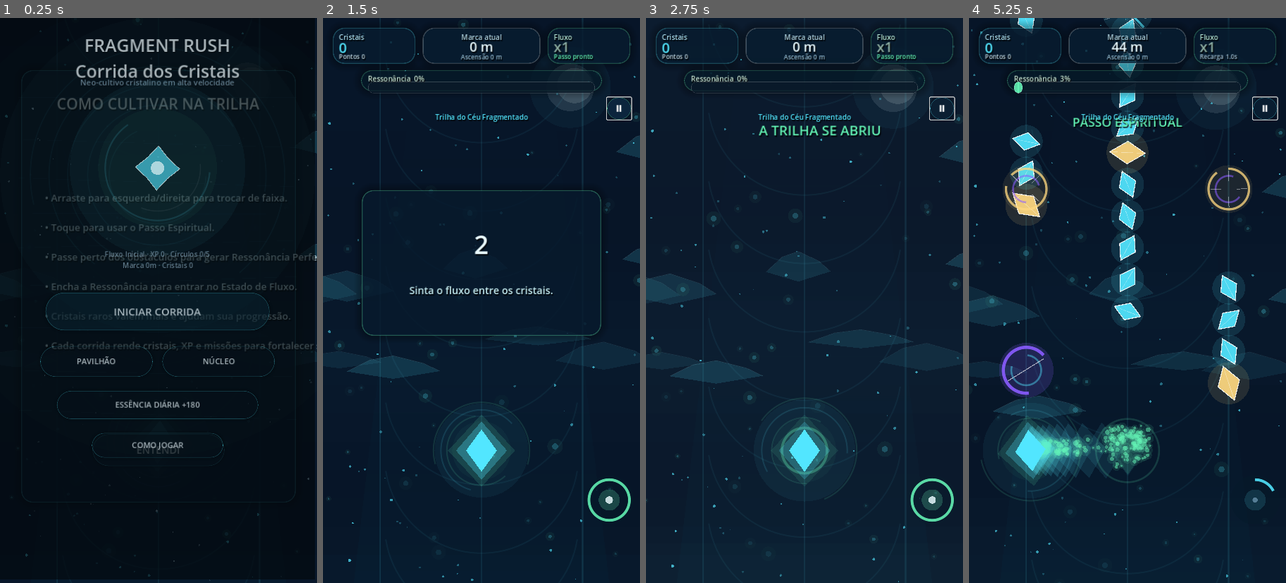
Above: before the commit, frames 1-4 (left to right).
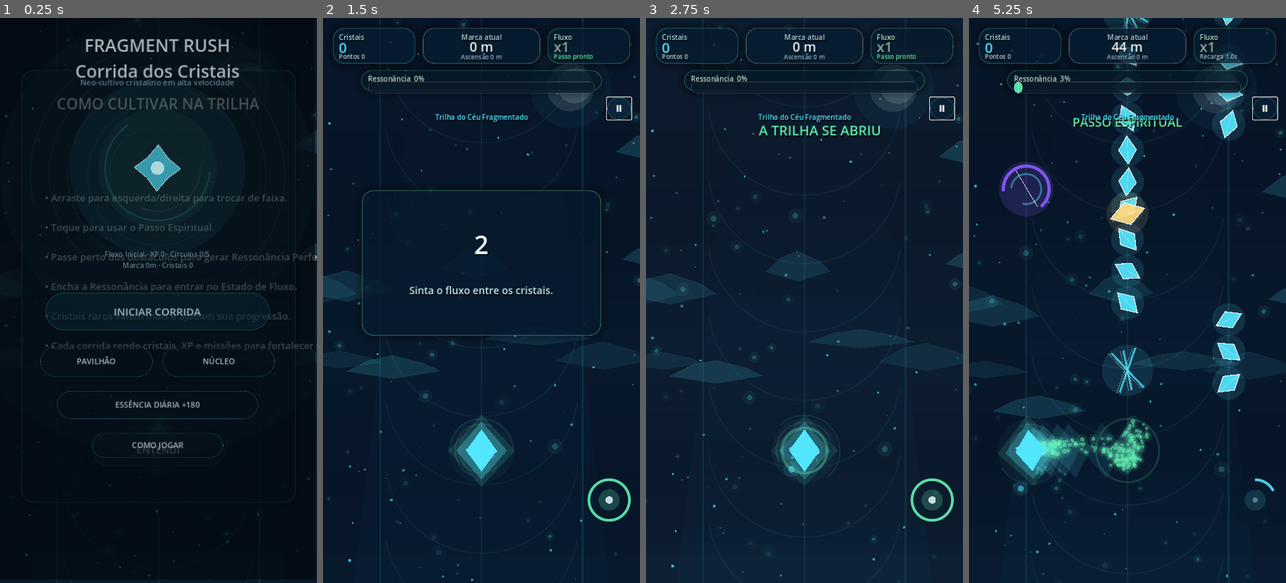
Above: after the commit, the same moments.

Repository: wesley956/corrida-de-cristais
Game: Godot game, scene res://scenes/Main.tscn
Same seed, same stepped clock (60 frames per second), same inputs: the game is played once before the commit and once after it.
Inputs (mouse positions are in pixels of both pictures, inside the frame that each line leads up to):
- Up to frame 1 (0.25 s): no input
- Up to frame 2 (1.5 s): click "INICIAR CORRIDA" at 0.5 s; click "Ⅱ" at 1.25 s
- Up to frame 3 (2.75 s): move the mouse to (874, 272) at 2.02 s; hold Right (move_right) from 2.03 s (still down); hold Up (dash) from 2.03 s (still down); click (874, 272) at 2.17 s; tap Space (ui_accept) at 2.27 s
- Up to frame 4 (5.25 s): release Right (move_right) at 2.75 s; release Up (dash) at 2.75 s; drag from (1064, 328) to (1111, 413) at 2.77 s; move the mouse to (1159, 176) at 3.52 s; hold Right (move_right) 3.53-4.25 s; hold Up (dash) 3.53-4.25 s; drag from (1111, 413) to (1032, 215) at 4.27 s; move the mouse to (1222, 385) at 5.02 s; hold Left (move_left) from 5.03 s (still down); hold Up (dash) from 5.03 s (still down)

The runs differ from the first frame. In frame 1, less than 0.1% of the frame differs, in the area x 42-58%, y 22-31%; in frame 2, 0.3%; in frame 3, 0.3%; in frame 4, 11%, in the area x 0-95%, y 0-86%.

Commit message:
Add files via upload

Diff:
--- a/fragment-rush/scripts/Main.gd
+++ b/fragment-rush/scripts/Main.gd
@@ -1,7 +1,7 @@
 extends Node2D
 
 # Fragment Rush: Corrida dos Cristais
-# v1.2.1 - Connected Neo UI Scenes
+# v1.3 - Formas e Rastros Premium
 # Runner mobile com atmosfera wuxia/cultivation: fluxo, ressonancia e ascensao.
 
 const SAVE_PATH: String = "user://fragment_rush_save.json"
@@ -134,6 +134,9 @@
 var current_biome_index: int = 0
 var rare_crystals_run: int = 0
 var circles_unlocked_run: int = 0
+var form_unlock_timer: float = 0.0
+var form_unlock_name: String = ""
+var form_unlock_skin: String = ""
 var crystal_rain_timer: float = 11.0
 var crystal_rain_active: float = 0.0
 var last_xp_gain: int = 0
@@ -1236,15 +1239,15 @@
 func skin_effect_text(skin_id: String) -> String:
 	match skin_id:
 		"semente_jade":
-			return "Afinidade: Chamado do Jade"
+			return "%s · Chamado do Jade" % skin_trail_name(skin_id)
 		"orbe_celestial":
-			return "Afinidade: XP espiritual"
+			return "%s · XP espiritual" % skin_trail_name(skin_id)
 		"coracao_nebular":
-			return "Afinidade: Ressonância"
+			return "%s · Ressonância" % skin_trail_name(skin_id)
 		"essencia_dourada":
-			return "Afinidade: Cristais raros"
+			return "%s · Cristais raros" % skin_trail_name(skin_id)
 		_:
-			return "Forma equilibrada"
+			return "%s · Equilíbrio" % skin_trail_name(skin_id)
 
 func rarity_color_text(rarity: String) -> Color:
 	match rarity:
@@ -1357,8 +1360,7 @@
 		player_core.color = skin_color(selected_skin)
 		save_game()
 		update_shop_ui()
-		show_status("NOVA FORMA DESPERTA", C_GOLD)
-		spawn_shockwave(player.position, C_GOLD, 45.0, 230.0, 0.64)
+		trigger_form_unlock(skin_id)
 	else:
 		show_status("CRISTAIS INSUFICIENTES", Color(1.0, 0.72, 0.72, 1.0))
 		flash_alpha = maxf(flash_alpha, 0.07)
@@ -1439,6 +1441,41 @@
 		return "Todas as formas principais foram despertas."
 	var missing: int = max(0, cheapest_price - total_crystals)
 	return "Próxima forma: %s  •  faltam %d cristais" % [cheapest_name, missing]
+
+func spawn_skin_trail(real_delta: float) -> void:
+	var base_c: Color = skin_color(selected_skin)
+	var secondary: Color = skin_secondary_color(selected_skin)
+	var variant: int = skin_shape_variant(selected_skin)
+	var chance: float = 0.26 + float(variant) * 0.055
+	if flow_timer > 0.0:
+		chance += 0.20
+	if rng.randf() > chance:
+		return
+
+	var behind: Vector2 = player.position + Vector2(rng.randf_range(-34.0, 34.0), rng.randf_range(42.0, 88.0))
+	match variant:
+		1:
+			# Jade: fios suaves e partículas orgânicas
+			spawn_particle(behind, Color(base_c.r, base_c.g, base_c.b, 0.46), 3, 0.46)
+			if rng.randf() < 0.45:
+				spawn_particle(behind + Vector2(rng.randf_range(-18.0, 18.0), rng.randf_range(-12.0, 12.0)), Color(secondary.r, secondary.g, secondary.b, 0.34), 2, 0.52)
+		2:
+			# Celestial: brilho branco/azul limpo
+			spawn_particle(behind, Color(secondary.r, secondary.g, secondary.b, 0.52), 3, 0.38)
+			if rng.randf() < 0.30:
+				spawn_afterimage(player.position + Vector2(0.0, 22.0), secondary, 0.20)
+		3:
+			# Nebular: névoa roxa profunda
+			spawn_particle(behind, Color(base_c.r, base_c.g, base_c.b, 0.34), 5, 0.62)
+			if rng.randf() < 0.26:
+				spawn_particle(behind + Vector2(rng.randf_range(-36.0, 36.0), rng.randf_range(-10.0, 18.0)), Color(0.20, 0.12, 0.34, 0.30), 6, 0.72)
+		4:
+			# Dourada: faíscas e selos de ascensão
+			spawn_particle(behind, Color(base_c.r, base_c.g, base_c.b, 0.58), 4, 0.42)
+			if rng.randf() < 0.38:
+				spawn_shockwave(behind, base_c, 8.0, 46.0, 0.24)
+		_:
+			spawn_particle(behind, Color(base_c.r, base_c.g, base_c.b, 0.34), 2, 0.34)
 
 func update_game(delta: float, real_delta: float) -> void:
 	run_time += real_delta
@@ -1486,6 +1523,7 @@
 			spawn_afterimage(player.position, player_core.color, 0.30)
 	if flow_timer > 0.0 and rng.randf() < 0.50:
 		spawn_particle(player.position + Vector2(rng.randf_range(-68.0, 68.0), rng.randf_range(-24.0, 62.0)), Color(C_GOLD.r, C_GOLD.g, C_GOLD.b, 0.46), 3, 0.36)
+	spawn_skin_trail(real_delta)
 	if speed > 560.0 and rng.randf() < 0.08:
 		spawn_particle(player.position + Vector2(rng.randf_range(-42.0, 42.0), rng.randf_range(26.0, 72.0)), Color(C_CELESTIAL.r, C_CELESTIAL.g, C_CELESTIAL.b, 0.34), 2, 0.28)
 
@@ -1891,6 +1929,70 @@
 	if afterimages.size() > 16:
 		afterimages.remove_at(0)
 
+func skin_secondary_color(skin_id: String) -> Color:
+	match skin_id:
+		"semente_jade":
+			return Color(0.74, 1.0, 0.83, 1.0)
+		"orbe_celestial":
+			return Color(0.92, 0.98, 1.0, 1.0)
+		"coracao_nebular":
+			return Color(0.22, 0.12, 0.42, 1.0)
+		"essencia_dourada":
+			return Color(1.0, 0.94, 0.70, 1.0)
+		_:
+			return Color(0.65, 0.96, 1.0, 1.0)
+
+func skin_trail_name(skin_id: String) -> String:
+	match skin_id:
+		"semente_jade":
+			return "Rastro de Jade"
+		"orbe_celestial":
+			return "Rastro Celestial"
+		"coracao_nebular":
+			return "Rastro Nebular"
+		"essencia_dourada":
+			return "Rastro Dourado"
+		_:
+			return "Rastro Cristalino"
+
+func skin_shape_variant(skin_id: String) -> int:
+	match skin_id:
+		"semente_jade":
+			return 1
+		"orbe_celestial":
+			return 2
+		"coracao_nebular":
+			return 3
+		"essencia_dourada":
+			return 4
+		_:
+			return 0
+
+func skin_rarity_power(skin_id: String) -> float:
+	match skin_rarity(skin_id):
+		"Raro":
+			return 1.15
+		"Épico":
+			return 1.35
+		"Lendário":
+			return 1.62
+		"Celestial":
+			return 1.85
+		_:
+			return 1.0
+
+func trigger_form_unlock(skin_id: String) -> void:
+	form_unlock_skin = skin_id
+	form_unlock_name = str(SKINS.get(skin_id, {}).get("name", "Nova Forma"))
+	form_unlock_timer = 2.8
+	flash_alpha = maxf(flash_alpha, 0.20)
+	camera_shake = maxf(camera_shake, 11.0)
+	spawn_shockwave(player.position, skin_color(skin_id), 52.0, 330.0, 0.82)
+	show_status("NOVA FORMA DESPERTA", skin_color(skin_id))
+	for _i in range(34):
+		var particle_pos: Vector2 = player.position + Vector2(rng.randf_range(-96.0, 96.0), rng.randf_range(-96.0, 96.0))
+		spawn_particle(particle_pos, Color(skin_color(skin_id).r, skin_color(skin_id).g, skin_color(skin_id).b, 0.86), 8, 0.72)
+
 func skin_color(skin: String) -> Color:
 	match skin:
 		"semente_jade":
@@ -1963,6 +2065,7 @@
 	draw_player_aura()
 	draw_resonance_circles()
 	draw_dash_meter()
+	draw_form_unlock_overlay()
 	draw_flash_overlay()
 
 func draw_biome_overlay() -> void:
@@ -2080,25 +2183,68 @@
 
 func draw_orb_preview(center: Vector2, radius: float, skin_id: String, power: float) -> void:
 	var c: Color = skin_color(skin_id)
-	draw_circle(center, radius * 2.35, Color(c.r, c.g, c.b, 0.060 + power * 0.025))
-	draw_circle(center, radius * 1.55, Color(c.r, c.g, c.b, 0.105 + power * 0.035))
-	for i in range(4):
-		var r: float = radius * (1.42 + float(i) * 0.22) + sin(pulse_time * 1.3 + float(i)) * 5.0
-		var start_angle: float = pulse_time * (0.24 + float(i) * 0.05) + float(i) * 0.75
-		var alpha: float = 0.14 - float(i) * 0.015 + power * 0.04
-		draw_arc(center, r, start_angle, start_angle + PI * (1.25 + float(i % 2) * 0.18), 96, Color(c.r, c.g, c.b, alpha), 2.8, true)
-		draw_arc(center, r * 0.86, -start_angle, -start_angle + PI * 0.70, 64, Color(C_PEARL.r, C_PEARL.g, C_PEARL.b, alpha * 0.45), 1.4, true)
+	var s: Color = skin_secondary_color(skin_id)
+	var variant: int = skin_shape_variant(skin_id)
+	var rarity_power: float = skin_rarity_power(skin_id)
+	draw_circle(center, radius * 2.70 * rarity_power, Color(c.r, c.g, c.b, 0.045 + power * 0.022))
+	draw_circle(center, radius * 1.70, Color(s.r, s.g, s.b, 0.060 + power * 0.030))
+
+	for i in range(5):
+		var r: float = radius * (1.34 + float(i) * 0.19) + sin(pulse_time * (1.0 + float(i) * 0.1) + float(i)) * (4.0 + float(variant))
+		var start_angle: float = pulse_time * (0.22 + float(i) * 0.052 + float(variant) * 0.012) + float(i) * 0.75
+		var ring_color: Color = c if i % 2 == 0 else s
+		var alpha: float = 0.12 - float(i) * 0.010 + power * 0.040
+		if variant == 4:
+			alpha += 0.035
+		draw_arc(center, r, start_angle, start_angle + PI * (1.14 + float(i % 2) * 0.22), 96, Color(ring_color.r, ring_color.g, ring_color.b, alpha), 2.2 + float(variant) * 0.12, true)
+		draw_arc(center, r * 0.82, -start_angle, -start_angle + PI * 0.62, 64, Color(C_PEARL.r, C_PEARL.g, C_PEARL.b, alpha * 0.45), 1.2, true)
+
 	var points: PackedVector2Array = PackedVector2Array()
-	for i in range(8):
-		var a: float = TAU * float(i) / 8.0 + pulse_time * 0.16
-		var rr: float = radius * (0.62 if i % 2 == 0 else 0.42)
+	var sides: int = 8
+	if variant == 1:
+		sides = 10
+	elif variant == 2:
+		sides = 12
+	elif variant == 3:
+		sides = 9
+	elif variant == 4:
+		sides = 14
+
+	for i in range(sides):
+		var a: float = TAU * float(i) / float(sides) + pulse_time * (0.10 + float(variant) * 0.015)
+		var alt: bool = i % 2 == 0
+		var rr: float = radius * (0.66 if alt else 0.44)
+		if variant == 1:
+			rr = radius * (0.70 if alt else 0.50)
+		elif variant == 2:
+			rr = radius * (0.74 if alt else 0.36)
+		elif variant == 3:
+			rr = radius * (0.70 if alt else 0.42) + sin(float(i) + pulse_time * 1.6) * 2.0
+		elif variant == 4:
+			rr = radius * (0.82 if alt else 0.52)
 		points.append(center + Vector2(cos(a), sin(a)) * rr)
-	draw_colored_polygon(points, Color(c.r, c.g, c.b, 0.80))
+
+	draw_colored_polygon(points, Color(c.r, c.g, c.b, 0.78))
 	var outline: PackedVector2Array = PackedVector2Array()
 	for outline_point in points:
 		outline.append(outline_point)
 	outline.append(points[0])
-	draw_polyline(outline, Color(C_PEARL.r, C_PEARL.g, C_PEARL.b, 0.68), 2.0)
+	draw_polyline(outline, Color(C_PEARL.r, C_PEARL.g, C_PEARL.b, 0.62), 2.0)
+
+	if variant == 1:
+		for i in range(4):
+			var a: float = pulse_time * 0.35 + float(i) * PI * 0.5
+			draw_line(center, center + Vector2(cos(a), sin(a)) * radius * 0.86, Color(s.r, s.g, s.b, 0.20), 2.0)
+	elif variant == 2:
+		draw_circle(center, radius * 0.46, Color(C_PEARL.r, C_PEARL.g, C_PEARL.b, 0.18))
+	elif variant == 3:
+		draw_circle(center + Vector2(sin(pulse_time * 1.3) * 4.0, cos(pulse_time * 1.1) * 4.0), radius * 0.42, Color(0.12, 0.06, 0.22, 0.34))
+	elif variant == 4:
+		for i in range(6):
+			var a: float = pulse_time * 0.45 + float(i) * TAU / 6.0
+			var p: Vector2 = center + Vector2(cos(a), sin(a)) * radius * 0.98
+			draw_circle(p, 3.2, Color(C_GOLD.r, C_GOLD.g, C_GOLD.b, 0.62))
+
 	draw_circle(center, radius * 0.18 + sin(pulse_time * 4.0) * 2.0, Color(C_PEARL.r, C_PEARL.g, C_PEARL.b, 0.82))
 
 func draw_mini_form_node(center: Vector2, skin_id: String, selected: bool, locked: bool) -> void:
@@ -2241,6 +2387,22 @@
 	else:
 		draw_circle(center, 6.0, Color(0.70, 0.88, 1.0, 0.42))
 
+func draw_form_unlock_overlay() -> void:
+	if form_unlock_timer <= 0.0:
+		return
+	var t: float = clampf(form_unlock_timer / 2.8, 0.0, 1.0)
+	var alpha: float = minf(1.0, t * 1.8)
+	var c: Color = skin_color(form_unlock_skin)
+	var center: Vector2 = Vector2(VIEW_W * 0.5, VIEW_H * 0.36)
+	draw_rect(Rect2(Vector2.ZERO, Vector2(VIEW_W, VIEW_H)), Color(0.0, 0.0, 0.0, 0.18 * alpha))
+	draw_circle(center, 260.0 * (1.0 + (1.0 - t) * 0.22), Color(c.r, c.g, c.b, 0.055 * alpha))
+	draw_orb_preview(center, 62.0 + sin(pulse_time * 4.0) * 2.0, form_unlock_skin, 0.85)
+	draw_arc(center, 158.0, pulse_time * 0.8, pulse_time * 0.8 + PI * 1.4, 120, Color(c.r, c.g, c.b, 0.26 * alpha), 3.0, true)
+	draw_arc(center, 196.0, -pulse_time * 0.6, -pulse_time * 0.6 + PI * 1.1, 120, Color(C_PEARL.r, C_PEARL.g, C_PEARL.b, 0.13 * alpha), 2.0, true)
+	draw_string(ThemeDB.fallback_font, Vector2(112.0, center.y + 230.0), "NOVA FORMA DESPERTA", HORIZONTAL_ALIGNMENT_CENTER, 496.0, 32, Color(C_PEARL.r, C_PEARL.g, C_PEARL.b, alpha))
+	draw_string(ThemeDB.fallback_font, Vector2(112.0, center.y + 278.0), form_unlock_name, HORIZONTAL_ALIGNMENT_CENTER, 496.0, 28, Color(c.r, c.g, c.b, alpha))
+	draw_string(ThemeDB.fallback_font, Vector2(112.0, center.y + 322.0), skin_trail_name(form_unlock_skin), HORIZONTAL_ALIGNMENT_CENTER, 496.0, 20, Color(0.82, 0.96, 1.0, 0.82 * alpha))
+
 func draw_flash_overlay() -> void:
 	if flash_alpha <= 0.001:
 		return
@@ -2350,20 +2512,63 @@
 		draw_circle(part_pos, part_size * alpha, c)
 
 func draw_player_aura() -> void:
-	if player == null:
-		return
+	var p: Vector2 = player.position
+	var c: Color = skin_color(selected_skin)
+	var s: Color = skin_secondary_color(selected_skin)
+	var variant: int = skin_shape_variant(selected_skin)
+	var rarity_power: float = skin_rarity_power(selected_skin)
 	var aura_power: float = clampf(resonance_value / 100.0, 0.0, 1.0)
 	if flow_timer > 0.0:
 		aura_power = 1.0
-	var breathe: float = 1.0 + sin(pulse_time * 3.2) * 0.05
-	var p: Vector2 = player.position
-	draw_circle(p, 112.0 * breathe + aura_power * 32.0, Color(C_CELESTIAL.r, C_CELESTIAL.g, C_CELESTIAL.b, 0.055 + aura_power * 0.08))
-	draw_circle(p, 70.0 * breathe + aura_power * 20.0, Color(C_JADE.r, C_JADE.g, C_JADE.b, 0.035 + aura_power * 0.06))
-	for i in range(3):
-		var r: float = 78.0 + float(i) * 18.0 + sin(pulse_time * 2.0 + float(i)) * 5.0
-		var start_angle: float = pulse_time * (0.55 + float(i) * 0.08) + float(i) * 0.9
-		var arc_color: Color = C_JADE if i % 2 == 0 else C_CELESTIAL
-		draw_arc(p, r, start_angle, start_angle + PI * 1.18, 64, Color(arc_color.r, arc_color.g, arc_color.b, 0.12 + aura_power * 0.10), 2.0, true)
+
+	draw_circle(p, 74.0 * rarity_power, Color(c.r, c.g, c.b, 0.038 + aura_power * 0.055))
+	draw_circle(p, 48.0 * rarity_power, Color(s.r, s.g, s.b, 0.030 + aura_power * 0.035))
+	for i in range(3 + min(variant, 2)):
+		var r: float = 50.0 + float(i) * 13.0 + sin(pulse_time * 2.0 + float(i)) * 4.0
+		var a: float = pulse_time * (0.55 + float(i) * 0.08) + float(i)
+		var ring_c: Color = c if i % 2 == 0 else s
+		draw_arc(p, r, a, a + PI * (1.0 + float(variant) * 0.08), 72, Color(ring_c.r, ring_c.g, ring_c.b, 0.10 + aura_power * 0.10), 2.0, true)
+
+	var sides: int = 4
+	if variant == 1:
+		sides = 6
+	elif variant == 2:
+		sides = 8
+	elif variant == 3:
+		sides = 5
+	elif variant == 4:
+		sides = 10
+
+	var pts: PackedVector2Array = PackedVector2Array()
+	for i in range(sides):
+		var a: float = TAU * float(i) / float(sides) + player.rotation + pulse_time * (0.05 + float(variant) * 0.015)
+		var rr: float = 29.0 if i % 2 == 0 else 21.0
+		if variant == 0:
+			rr = 34.0 if i % 2 == 0 else 24.0
+		elif variant == 1:
+			rr = 33.0 if i % 2 == 0 else 23.0
+		elif variant == 2:
+			rr = 36.0 if i % 2 == 0 else 18.0
+		elif variant == 3:
+			rr = 38.0 if i % 2 == 0 else 22.0
+		elif variant == 4:
+			rr = 39.0 if i % 2 == 0 else 25.0
+		pts.append(p + Vector2(cos(a), sin(a)) * rr * player.scale.x)
+	draw_colored_polygon(pts, Color(c.r, c.g, c.b, 0.84))
+	var outline: PackedVector2Array = PackedVector2Array()
+	for point in pts:
+		outline.append(point)
+	outline.append(pts[0])
+	draw_polyline(outline, Color(C_PEARL.r, C_PEARL.g, C_PEARL.b, 0.70), 2.2)
+
+	if variant == 3:
+		draw_circle(p, 18.0, Color(0.12, 0.05, 0.23, 0.38))
+	if variant == 4:
+		for i in range(5):
+			var a: float = pulse_time * 0.55 + float(i) * TAU / 5.0
+			draw_circle(p + Vector2(cos(a), sin(a)) * 43.0, 3.5, Color(C_GOLD.r, C_GOLD.g, C_GOLD.b, 0.66))
+
+	draw_circle(p, 8.0 + sin(pulse_time * 5.0) * 1.4, Color(C_PEARL.r, C_PEARL.g, C_PEARL.b, 0.86))
 	if flow_timer > 0.0:
 		draw_circle(p, 158.0 + sin(pulse_time * 6.0) * 8.0, Color(C_GOLD.r, C_GOLD.g, C_GOLD.b, 0.10))
 		draw_arc(p, 148.0, -pulse_time * 1.2, -pulse_time * 1.2 + PI * 1.55, 96, Color(C_GOLD.r, C_GOLD.g, C_GOLD.b, 0.26), 3.0, true)
--- a/fragment-rush/scripts/ui/NeoCoreScreen.gd
+++ b/fragment-rush/scripts/ui/NeoCoreScreen.gd
@@ -50,6 +50,7 @@
 	bg.accent = color
 	orb.orb_color = color
 	orb.ring_count = max(1, ring_count)
+	orb.shape_variant = clampi(ring_count - 1, 0, 4)
 	stage_label.text = "%s\nXP de Cultivo · %d" % [stage, xp]
 	next_label.text = next_circle
 	xp_bar.value = clampf(progress, 0.0, 100.0)
--- a/fragment-rush/scripts/ui/NeoPavilionScreen.gd
+++ b/fragment-rush/scripts/ui/NeoPavilionScreen.gd
@@ -60,7 +60,23 @@
 
 	bg.accent = color
 	orb.orb_color = color
+	orb.secondary_color = Color(0.92, 0.98, 1.0, 1.0)
 	orb.ring_count = max(1, ring_count)
+	match selected_id:
+		"semente_jade":
+			orb.shape_variant = 1
+			orb.secondary_color = FragmentUiTheme.JADE
+		"orbe_celestial":
+			orb.shape_variant = 2
+			orb.secondary_color = FragmentUiTheme.PEARL
+		"coracao_nebular":
+			orb.shape_variant = 3
+			orb.secondary_color = FragmentUiTheme.VIOLET
+		"essencia_dourada":
+			orb.shape_variant = 4
+			orb.secondary_color = FragmentUiTheme.GOLD
+		_:
+			orb.shape_variant = 0
 	name_label.text = selected_name
 	meta_label.text = "%s · %s" % [rarity, effect]
 	desc_label.text = desc
--- a/fragment-rush/scripts/ui/OrbPreview.gd
+++ b/fragment-rush/scripts/ui/OrbPreview.gd
@@ -5,6 +5,7 @@
 @export var secondary_color: Color = FragmentUiTheme.JADE
 @export var ring_count: int = 2
 @export var power: float = 0.65
+@export var shape_variant: int = 0
 
 var t: float = 0.0
 
@@ -23,16 +24,31 @@
 	draw_circle(center, base * 2.3, Color(secondary_color.r, secondary_color.g, secondary_color.b, 0.035 + power * 0.025))
 
 	for i in range(ring_count):
-		var r := base * (2.0 + float(i) * 0.38) + sin(t * 1.5 + float(i)) * 4.0
+		var r := base * (2.0 + float(i) * 0.38) + sin(t * (1.5 + float(shape_variant) * 0.08) + float(i)) * (4.0 + float(shape_variant) * 0.8)
 		var start := t * (0.35 + float(i) * 0.08) + float(i) * 0.8
 		var color := orb_color if i % 2 == 0 else secondary_color
 		draw_arc(center, r, start, start + PI * 1.28, 96, Color(color.r, color.g, color.b, 0.18), 2.4, true)
 		draw_arc(center, r * 0.82, -start, -start + PI * 0.65, 64, Color(1, 1, 1, 0.08), 1.2, true)
 
 	var pts := PackedVector2Array()
-	for i in range(8):
-		var a := TAU * float(i) / 8.0 + t * 0.18
-		var rr := base * (0.86 if i % 2 == 0 else 0.56)
+	var sides: int = 8
+	if shape_variant == 1:
+		sides = 10
+	elif shape_variant == 2:
+		sides = 12
+	elif shape_variant == 3:
+		sides = 9
+	elif shape_variant >= 4:
+		sides = 14
+	for i in range(sides):
+		var a := TAU * float(i) / float(sides) + t * (0.14 + float(shape_variant) * 0.012)
+		var rr := base * (0.90 if i % 2 == 0 else 0.56)
+		if shape_variant == 2:
+			rr = base * (0.98 if i % 2 == 0 else 0.46)
+		elif shape_variant == 3:
+			rr = base * (0.94 if i % 2 == 0 else 0.52) + sin(float(i) + t * 1.5) * 2.0
+		elif shape_variant >= 4:
+			rr = base * (1.06 if i % 2 == 0 else 0.66)
 		pts.append(center + Vector2(cos(a), sin(a)) * rr)
 
 	draw_colored_polygon(pts, Color(orb_color.r, orb_color.g, orb_color.b, 0.88))
Not shown, added: fragment-rush/docs/V1_3_FORMAS_RASTROS_PREMIUM.md
